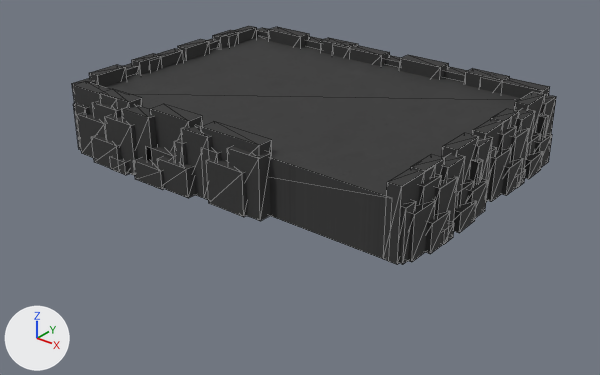
Renders of the FBX model GameTemplate/GameTemplate/Game/Assets/modelData/stage1_start.FBX from each side of a commit.
Before and after are seen from a camera (50 mm lens) standing at (105.3, -157.9, 31.3) and looking at (73.9, -118.7, 6.9). The axes (+X, +Y, +Z) are drawn at lower left. The lights are the same throughout. Mesh edges are drawn as thin lines. Where no turn or scale is listed for an object, it has been applied to the vertices.
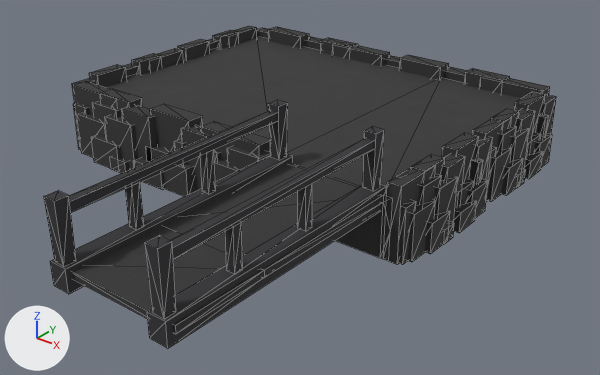
What differs and where, as boxes [x1, y1, x2, y2] in the pictures (600 x 375 px):
'Box157', reshaped (8% wider, 33% taller)
    before: [105, 36, 521, 259]
    after: [73, 36, 521, 334]
'Bridge_2', added (black)
    after: [44, 100, 386, 348]
'Box507', unchanged, covered by the edit
    before: [227, 146, 271, 221]
    after: [227, 146, 270, 170]
'Box506', unchanged, covered by the edit
    before: [206, 159, 247, 217]
    after: [214, 160, 239, 181]

The change in detail:
Picture 'hand.png' (img_hand_png) is new.
Material 'Material #87' (mat_material__87) is new.
Its texture is img_floor_png.
Its roughness is 0.859.
Material 'Material #30' (mat_material__30) is new.
Its texture is img_hand_png (with its transparency).
Its roughness is 0.859.
me_mesh is used by ob_box157; location (69.67, -112.52, 6.66).
me_mesh had 8 vertices, 12 faces and spanned x -13.9..13.9, y -10.1..10.1, z 0.0..4.0.
me_mesh no longer uses material mat_material__25 (picture img_floor_png).
me_mesh now has 32 vertices, 60 faces and spans x -13.9..13.9, y -26.0..10.1, z 0.0..4.0.
Part 1, on me_mesh:
12 faces are deleted.
9 vertices are added at x 5.3, y -26.0..10.1, z 0.0..4.0.
5 new vertices lie (0.0, 0.0, 1.9) away from vertices in x -13.9..13.9, y -10.1..10.1, z 0.0.
5 new vertices lie (-0.6, 0.0, 0.0) away from vertices in x 13.9, y -10.1..10.1, z 0.0..4.0.
5 new vertices lie (8.0, 0.0, 0.0) away from vertices in x 5.3, y -26.0..-10.1, z 3.6..4.0.
60 new faces join them.
me_mesh now uses material mat_material__87 (picture img_floor_png).
Mesh me_mesh_110 is new.
It has 104 vertices, 150 faces and spans x -3.9..3.9, y -8.4..8.4, z -2.4..2.4.
It uses material mat_material__30 (picture img_hand_png).
Object 'Bridge_2' (ob_bridge_2) is new; it shows me_mesh_110.
Its location is (78.89, -130.51, 12.06).
